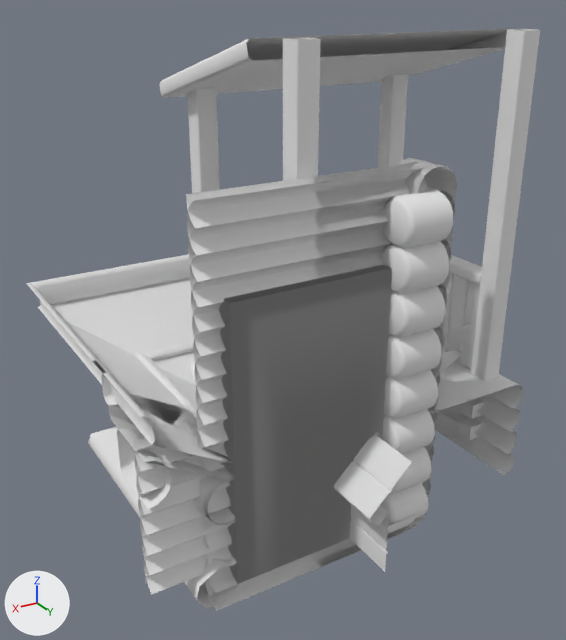
The Blender file Buildings/Peasant/HutPoor/Building_Peasant_HutPoor.blend, before and after one commit.
One viewpoint serves both versions: a 50 mm camera at (4.05, 4.45, 4.44) aimed at (0.68, -1.17, 1.63). The lights are fixed; the arrows at lower left show +X, +Y and +Z. The older version comes first.

Before the edit, the objects in view are built like this:
```python
me_building_peasant_hutpoor_doortype1 = bpy.data.meshes.new('Building_Peasant_HutPoor_DoorType1')
me_building_peasant_hutpoor_doortype1.from_pydata(...)  # 393 vertices, 250 faces; spans x 0.0..2.0, y -0.3..0.0, z 0.0..3.17
me_building_peasant_hutpoor_doortype1.materials.append(mat_material_building_peasant_hutpoor)  # white #e7e7e7
me_building_peasant_hutpoor_doortype2 = bpy.data.meshes.new('Building_Peasant_HutPoor_DoorType2')
me_building_peasant_hutpoor_doortype2.from_pydata(...)  # 410 vertices, 258 faces; spans x 0.0..2.0, y -0.3..0.0, z -0.19..3.16
me_building_peasant_hutpoor_doortype2.materials.append(mat_material_building_peasant_hutpoor)  # white #e7e7e7
me_building_peasant_hutpoor_windowtype2 = bpy.data.meshes.new('Building_Peasant_HutPoor_WindowType2')
me_building_peasant_hutpoor_windowtype2.from_pydata(...)  # 284 vertices, 185 faces; spans x 0.0..1.0, y -0.29..0.0, z -0.19..3.16
me_building_peasant_hutpoor_windowtype2.materials.append(mat_material_building_peasant_hutpoor)  # white #e7e7e7
ob_building_peasant_hutpoor_doortype1 = bpy.data.objects.new('Building_Peasant_HutPoor_DoorType1', me_building_peasant_hutpoor_doortype1)
ob_building_peasant_hutpoor_doortype1.location = (0.0, 0.0, 0.0)
ob_building_peasant_hutpoor_doortype2 = bpy.data.objects.new('Building_Peasant_HutPoor_DoorType2', me_building_peasant_hutpoor_doortype2)
ob_building_peasant_hutpoor_doortype2.location = (0.0, 0.0, 0.0)
ob_building_peasant_hutpoor_windowtype2 = bpy.data.objects.new('Building_Peasant_HutPoor_WindowType2', me_building_peasant_hutpoor_windowtype2)
ob_building_peasant_hutpoor_windowtype2.location = (0.0, 0.0, 0.0)
# also in view: 'Building_Peasant_HutPoor_WallCornerOuter' at (0.1, -0.1, 1.49); 'Building_Peasant_HutPoor_WindowType1' at (0.5, -0.15, 1.59); 'Building_Peasant_HutPoor_RoofCornerOuter' at (0.83, -1.33, 0.81); 'Building_Peasant_HutPoor_Porch' at (0.0, -1.53, 2.05); 'Building_Peasant_HutPoor_RoofCornerInner' at (1.0, -1.5, 0.81)
```
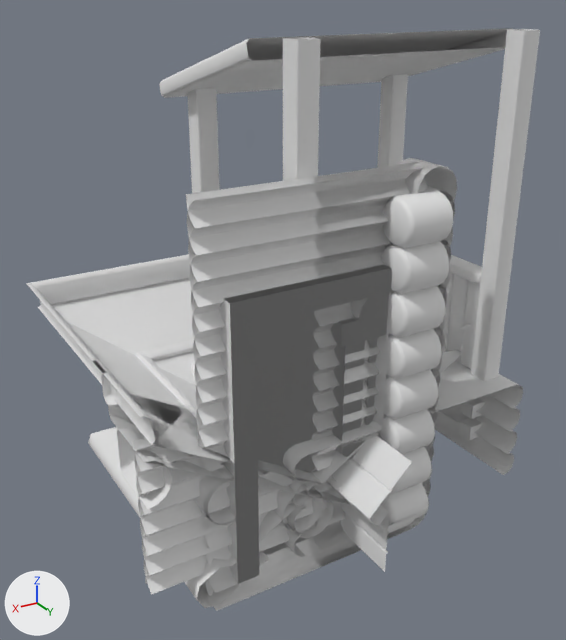
What differs and where, as boxes (x1, y1, x2, y2) in the pictures (566 x 640 px; the box of a moved part takes in the faces that stretch with it):
part 1 of me_building_peasant_hutpoor_doortype1, moved or reshaped (not visible before)
    after: (256, 311, 319, 555)
part 2 of me_building_peasant_hutpoor_doortype2, cut back
    before: (230, 296, 391, 584)
    after: (256, 311, 320, 555)
'Building_Peasant_HutPoor_WindowType2', unchanged, uncovered by the edit
    before: (312, 220, 386, 560)
    after: (309, 220, 389, 560)
'Building_Peasant_HutPoor_WallType1', unchanged, uncovered by the edit
    before: (328, 184, 429, 207)
    after: (312, 184, 429, 543)

The change, as a list of edits to the scene's bpy script:
```text
Change me_building_peasant_hutpoor_doortype1:
    used by ob_building_peasant_hutpoor_doortype1; location = (0.0, 0.0, 0.0)
    remove me_building_peasant_hutpoor_doortype1.from_pydata(...)  # 393 vertices, 250 faces; spans x 0.0..2.0, y -0.3..0.0, z 0.0..3.17
    remove me_building_peasant_hutpoor_doortype1.materials.append(mat_material_building_peasant_hutpoor)  # white #e7e7e7
    add me_building_peasant_hutpoor_doortype1.from_pydata(...)  # 540 vertices, 366 faces; spans x 0.0..2.0, y -0.32..0.0, z 0.0..3.17
    me_building_peasant_hutpoor_doortype1 part 1: 7 vertices removed from x 0.4..1.6, y -0.2..0.0, z 0.0..2.23; 4 vertices added at x 0.4..1.6, y -0.18, z 0.0..2.23
    other edits to the shape of me_building_peasant_hutpoor_doortype1 do not show in these pictures
Change me_building_peasant_hutpoor_doortype2:
    used by ob_building_peasant_hutpoor_doortype2; location = (0.0, 0.0, 0.0)
    remove me_building_peasant_hutpoor_doortype2.from_pydata(...)  # 410 vertices, 258 faces; spans x 0.0..2.0, y -0.3..0.0, z -0.19..3.16
    remove me_building_peasant_hutpoor_doortype2.materials.append(mat_material_building_peasant_hutpoor)  # white #e7e7e7
    add me_building_peasant_hutpoor_doortype2.from_pydata(...)  # 552 vertices, 374 faces; spans x 0.0..2.0, y -0.32..0.0, z -0.19..3.16
    me_building_peasant_hutpoor_doortype2 part 2: 12 vertices removed from x 0.4..1.6, y -0.2..0.0, z 0.0..2.23; 4 vertices added at x 0.4..1.6, y -0.18, z 0.0..2.23
    other edits to the shape of me_building_peasant_hutpoor_doortype2 do not show in these pictures
```
